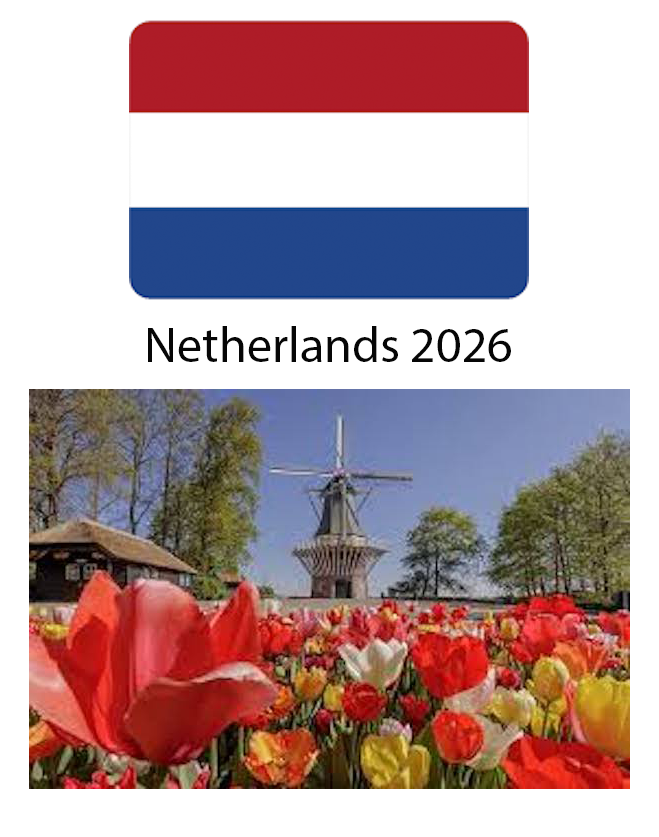
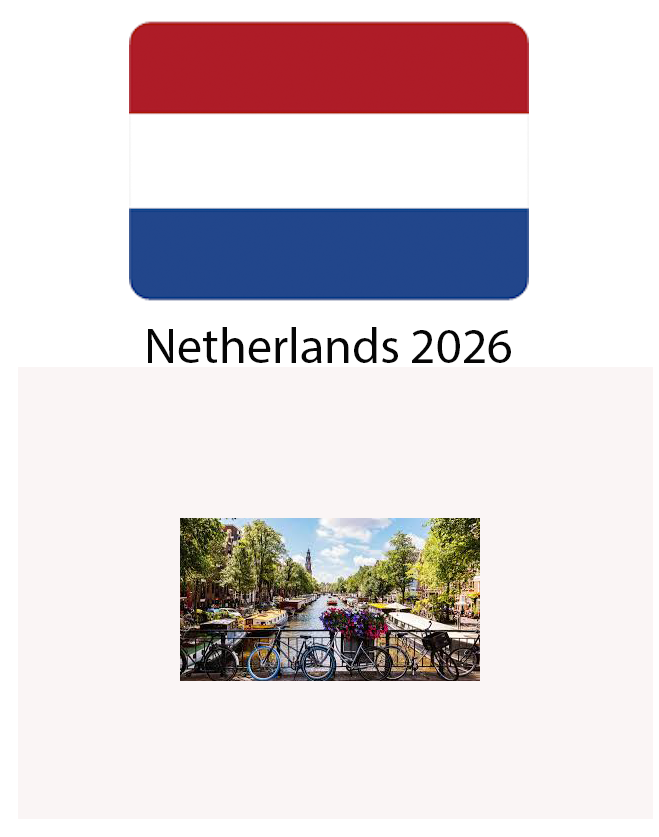
Layers edited between the first and the second 659×837 image:
removed layer "Netherlands 2026" over [148,326,511,362]
renamed "Remove tool edits" to "Layer 2", painted on it over [174,326,494,681]
painted on "Layer 1" over [18,20,653,819]
